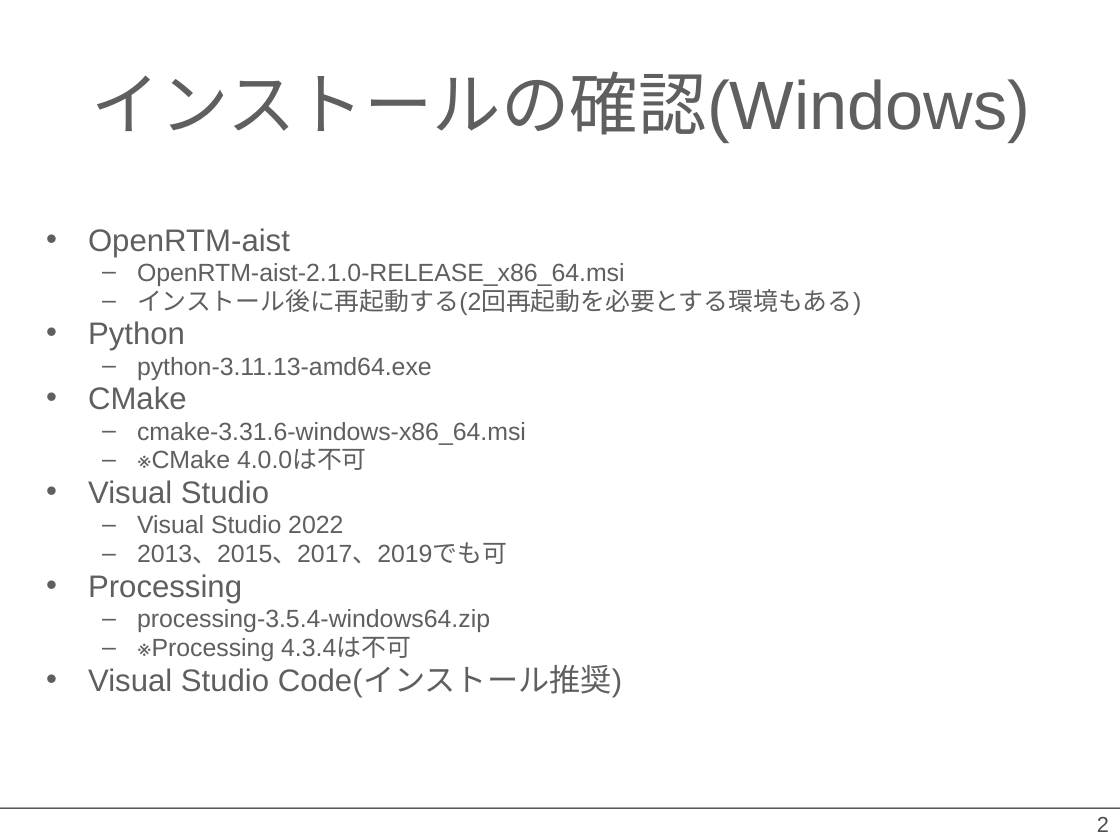
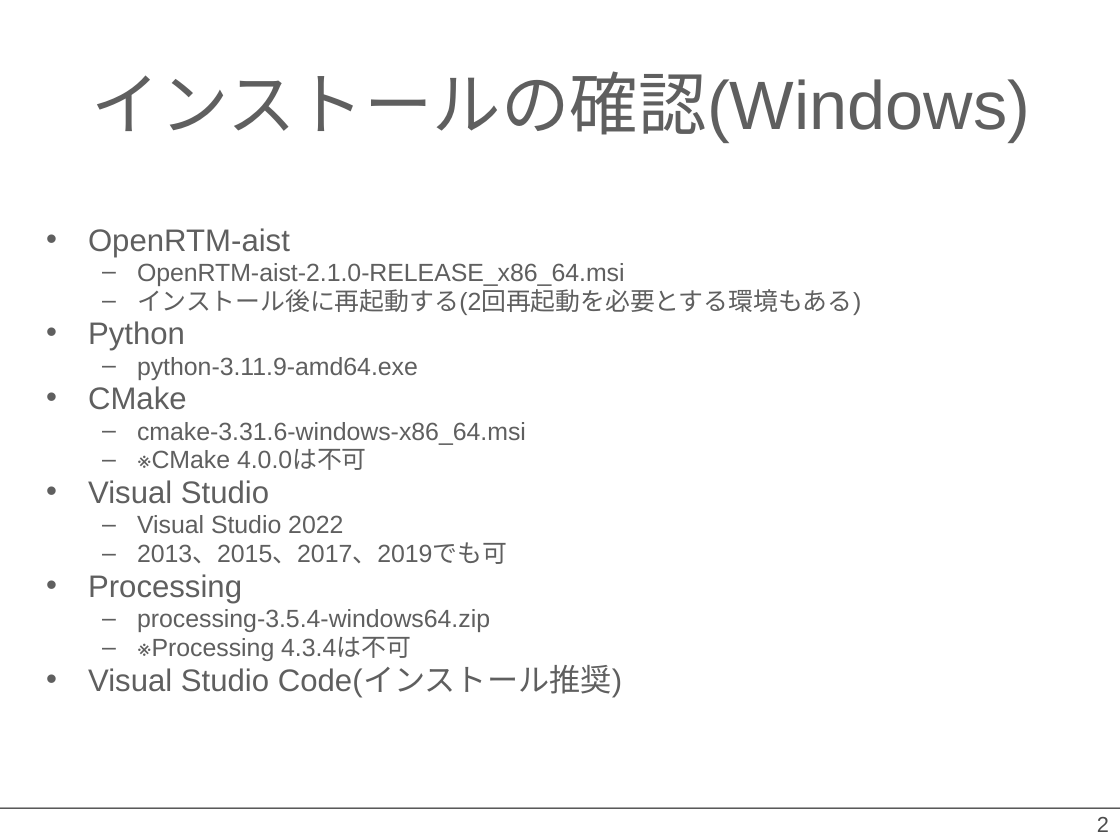
Before and after one commit to OpenRTM/RTM_Tutorial, a slide deck: slide 2 of ppt/インストールの確認.pptx. Drawn at 1120x840 pixels with LibreOffice and Linux fonts; fonts in the diff are those of the drawing; background and template pictures are left out. Boxes give left, top, right and bottom in pixels: in the first picture for what was removed or moved away, otherwise in the second. Text is boxed around its words. In the diff, an @@ line names an element or a change of style, - is before the commit and + after.

```diff
--- a/ppt/インストールの確認.pptx
+++ b/ppt/インストールの確認.pptx
@@ text at (137, 357, 418, 380): text changed @@
-  – python-3.11.13-amd64.exe
+  – python-3.11.9-amd64.exe
```
Also in this commit, not shown: 1 other slide changed, 3 other files.
